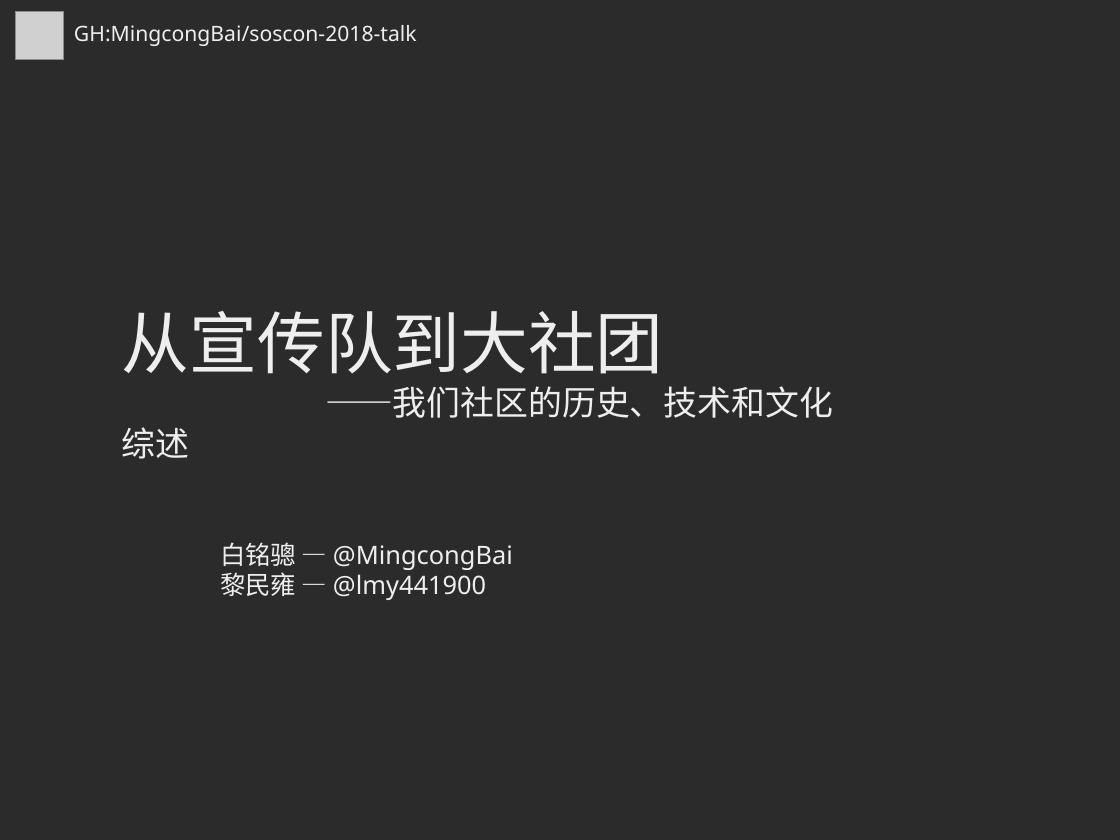
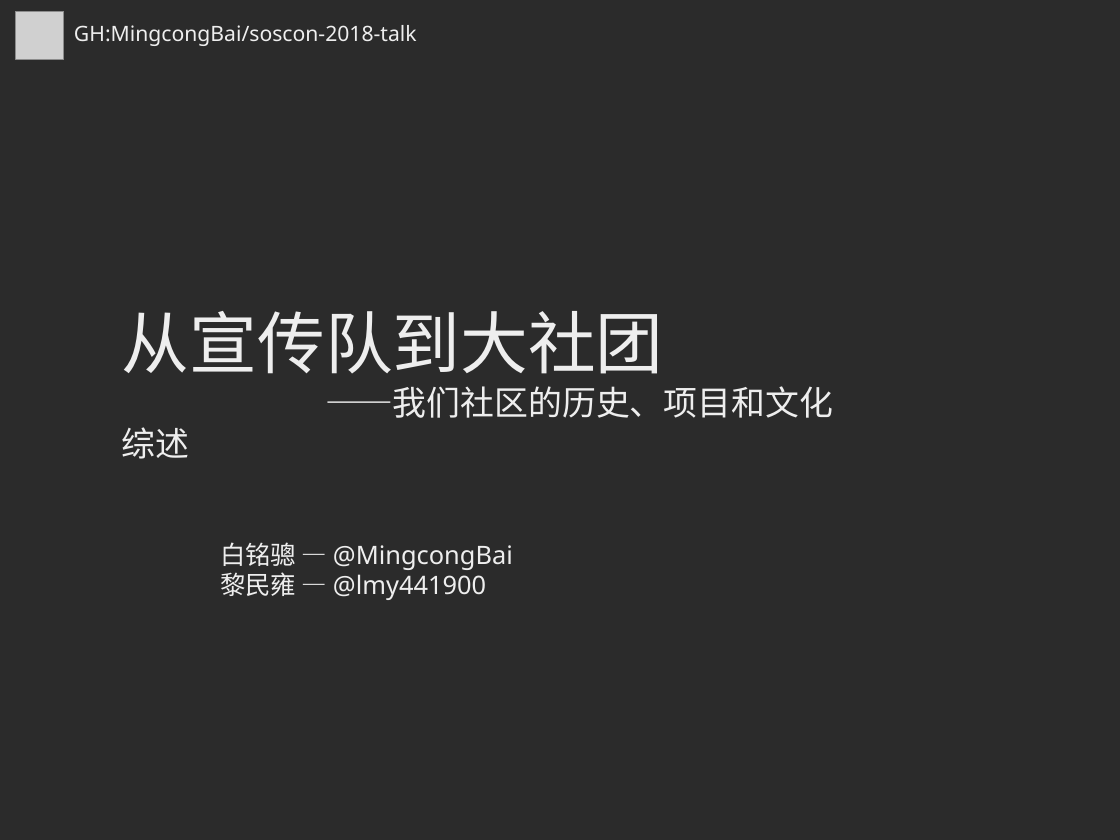
Before and after one commit to MingcongBai/soscon-2018-talk, a slide deck: slide 1 of slide.odp. Drawn at 1120x840 pixels with LibreOffice and Linux fonts; fonts in the diff are those of the drawing; grey boxes stand for pictures; background and template pictures are left out; a plain dark background stands for a picture behind light text. Boxes give left, top, right and bottom in pixels: in the first picture for what was removed or moved away, otherwise in the second. Text is boxed around its words. In the diff, an @@ line names an element or a change of style, - is before the commit and + after.

```diff
--- a/slide.odp
+++ b/slide.odp
@@ text at bbox=[325, 386, 833, 418]: text changed @@
-——我们社区的历史、技术和文化综述
+——我们社区的历史、项目和文化综述
```
Also in this commit, not shown: 7 other slides changed.
